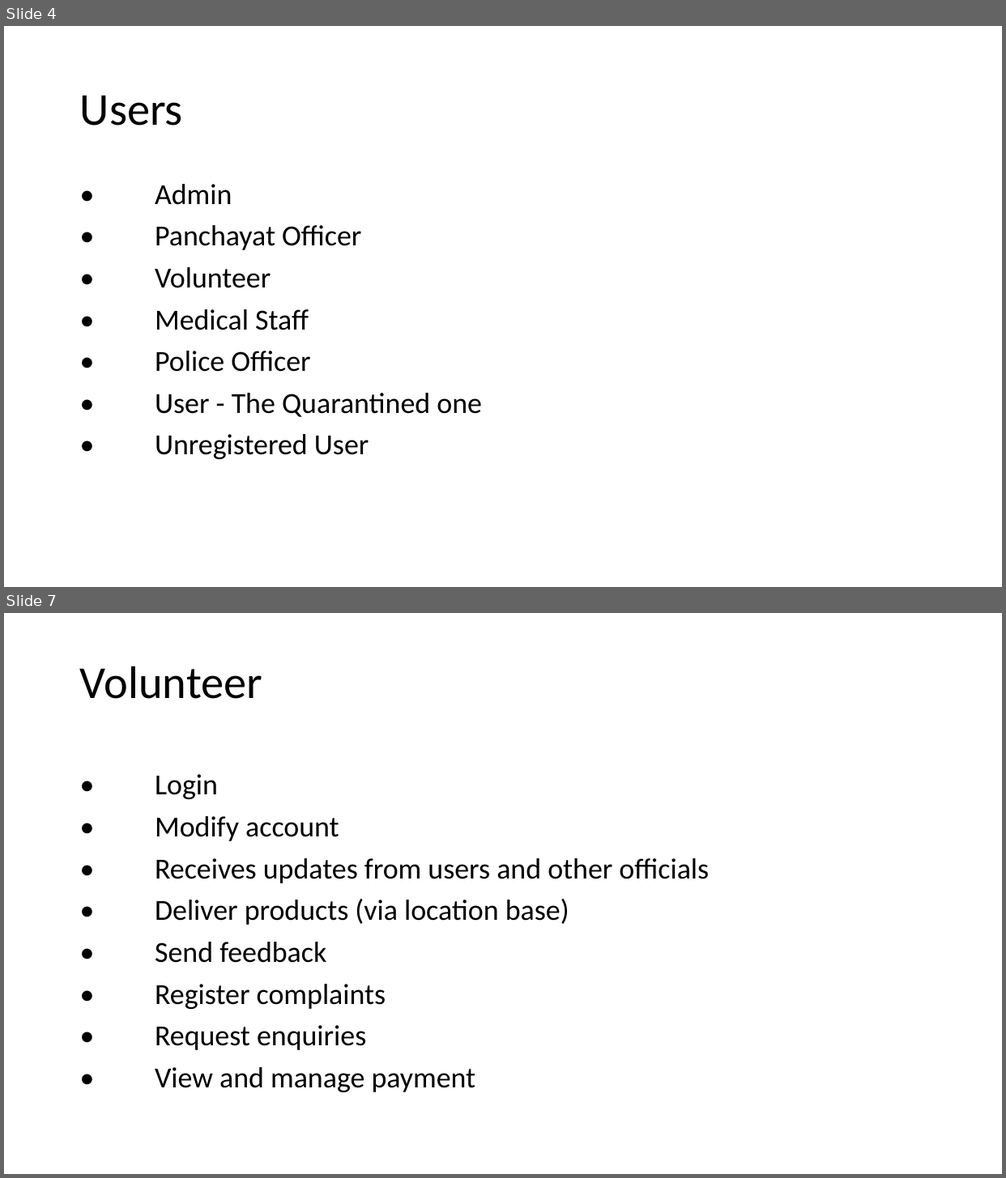
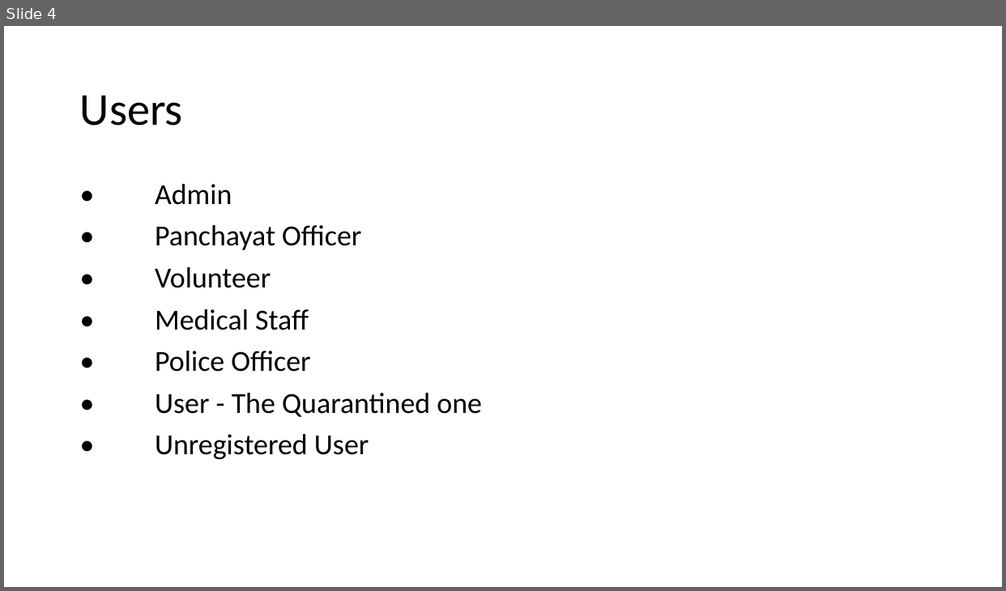
Before and after one commit to alan-jozf/Home-Care, a slide deck: Documents/Presentation.ppt. Shown one above the other, each under a label of ours: slides 4 and 7 before the commit, slide 4 after it; the slides between them are not shown. The pictures are 1006x1178 and 1006x591 pixels, drawn with LibreOffice and Linux fonts; fonts in the diff are those of the drawing. Boxes give left, top, right and bottom in pixels: in the first picture for what was removed or moved away, otherwise in the second. Text is boxed around its words. In the diff, an @@ line names an element or a change of style, - is before the commit and + after.

```diff
--- a/Documents/Presentation.ppt
+++ b/Documents/Presentation.ppt
@@ slide 7 removed at <box>4,613,1002,1174</box>, background #FFFFFF @@
@@ title removed at <box>80,666,262,699</box> @@
-Volunteer
@@ text removed at <box>155,774,709,1093</box> @@
-• Login
-• Modify account
-• Receives updates from users and other officials
-• Deliver products (via location base)
-• Send feedback
-• Register complaints
-• Request enquiries
-• View and manage payment
```
Also in this commit, not shown: 6 other slides removed, 8 other files.
